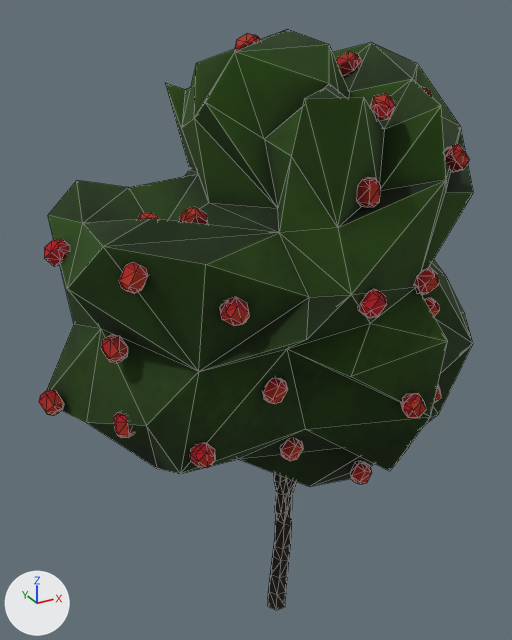
Before and after pictures for a commit that changed the glTF model web/public/flowers/AppleTree_gltf/AppleTree_Bloom.gltf.
The view is the same before and after, from a camera (50 mm lens) standing at (-7.41, -12.31, 14.5) and looking at (-0.26, 0.69, 8.0). Arrows for +X, +Y and +Z are at lower left; the lights stay in place. Mesh edges are drawn as thin lines.

The scene before the commit, as lines of its bpy script (objects in view):
```python
mat_appletree_mat = bpy.data.materials.new('AppleTree_mat')
mat_appletree_mat.use_nodes = True; mat_appletree_mat.node_tree.nodes.clear()
_N = mat_appletree_mat.node_tree.nodes; _L = mat_appletree_mat.node_tree.links
n0 = _N.new('ShaderNodeBsdfPrincipled'); n0.name = 'Principled BSDF'
n0.inputs[2].default_value = 0.97  # 'Roughness'
n1 = _N.new('ShaderNodeOutputMaterial'); n1.name = 'Material Output'
n2 = _N.new('ShaderNodeMix'); n2.name = 'Mix'
n2.data_type = 'RGBA'
n2.blend_type = 'MULTIPLY'
n2.inputs[0].default_value = 1.0  # 'Factor'
n3 = _N.new('ShaderNodeTexImage'); n3.name = 'Image Texture'
n3.image = img_appletree_mat_image
_L.new(n0.outputs[0], n1.inputs[0])  # 'BSDF' to 'Surface'
_L.new(n2.outputs[2], n0.inputs[0])  # 'Result' to 'Base Color'
_L.new(n3.outputs[0], n2.inputs[6])  # 'Color' to 'A'
me_buffer_0_mesh_0 = bpy.data.meshes.new('buffer-0-mesh-0')
me_buffer_0_mesh_0.from_pydata(...)  # 1159 vertices, 2150 faces; spans x -5.26..5.57, y -3.59..3.59, z 0.0..14.15
me_buffer_0_mesh_0.materials.append(mat_appletree_mat)
ob_node_0 = bpy.data.objects.new('node-0', me_buffer_0_mesh_0)
ob_node_0.location = (0.0, 0.0, 0.0)
```
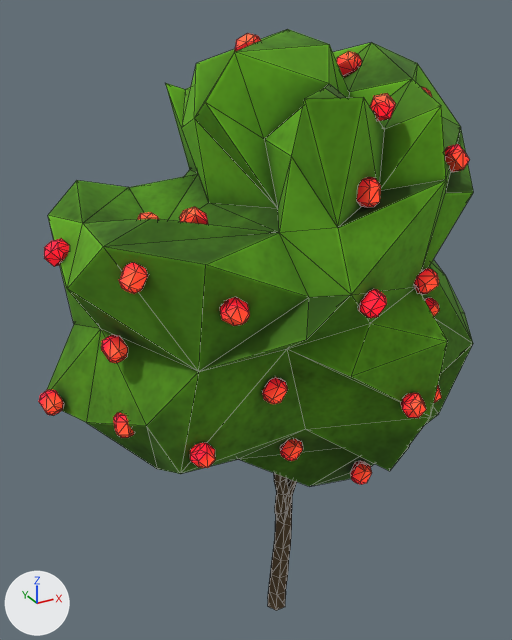
Where the change shows, as pixel boxes (x1, y1, x2, y2) in the pictures (512 x 640 px):
'node-0', surface changed: (39, 29, 473, 610) in both

What changed in the scene script:
```text
Change mat_appletree_mat:
    where n2 = _N.new('ShaderNodeMix'); n2.name = 'Mix'
    add n2.inputs[7].default_value = (3.0, 3.0, 3.0, 1.0)  # 'B', white #ffffff
```
